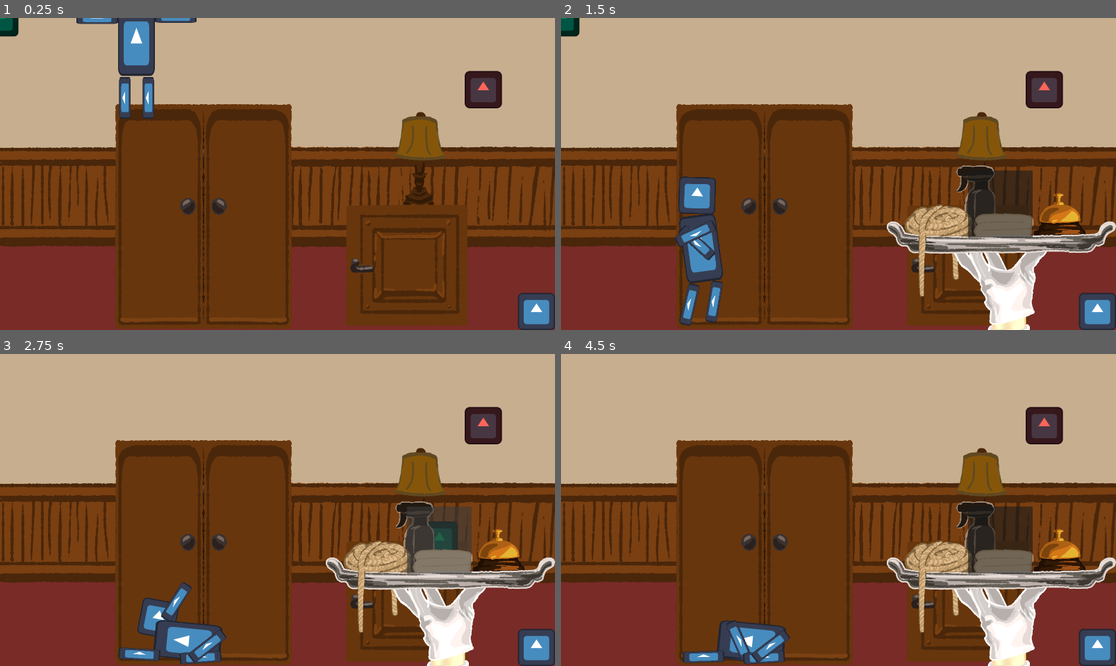
Above: before the commit, frames 1-4 (two rows, left to right).
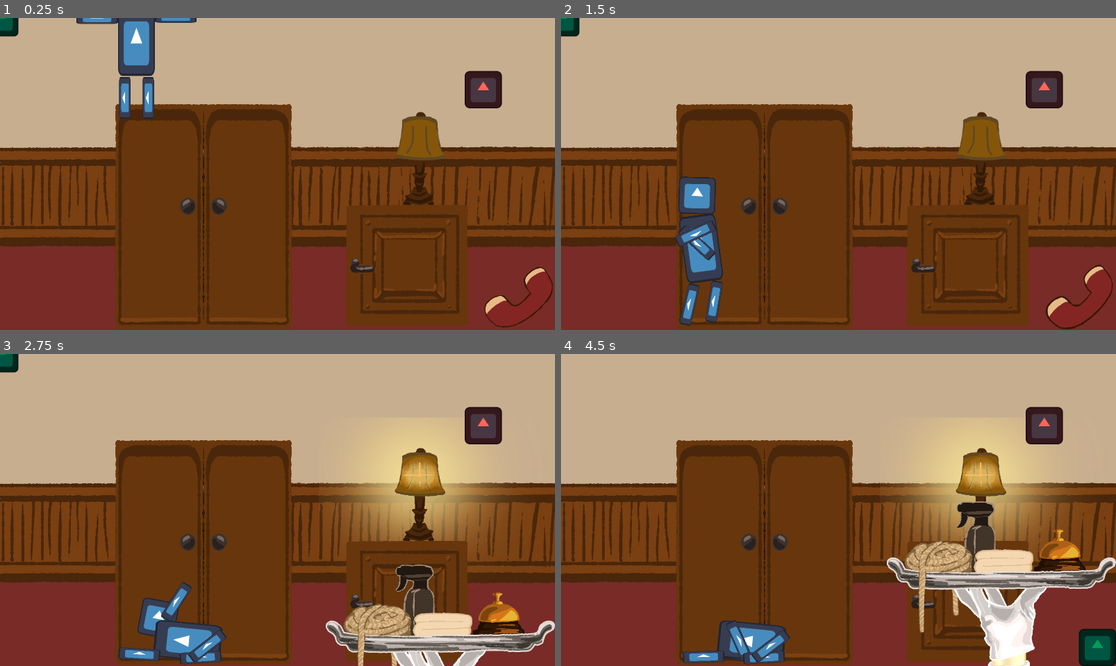
Above: after the commit, the same moments.

Repository: MaiaNavas404/global-game-jam-antwerp-MV
Game: Godot game, scene res://Levels/test_level.tscn
Two runs of this game, one before a commit and one after it. Both use one fixed random seed, a clock stepped at 60 frames per second and the inputs below. The engine's default icon, where the game draws it, is replaced by a stand-in: a white triangle on a blue panel in a dark square.
Inputs (mouse positions are in pixels of both pictures, inside the frame that each line leads up to):
- Up to frame 1 (0.25 s): no input
- Up to frame 2 (1.5 s): click (1099, 311) at 0.52 s; click (1077, 295) at 1.27 s
- Up to frame 3 (2.75 s): click (438, 541) at 2.02 s
- Up to frame 4 (4.5 s): click (1099, 647) at 2.77 s; click (999, 541) at 3.52 s; click (1099, 647) at 4.27 s

The runs differ from the first frame. In frame 1, 1.0% of the frame differs, in the area x 87-100%, y 79-100%; in frame 2, 10%; in frame 3, 18%, in the area x 0-100%, y 0-100%; in frame 4, 7.6%.

Commit message:
BETTER CALL SAUL

Diff:
--- a/ggj-antwerp/Levels/level.gd
+++ b/ggj-antwerp/Levels/level.gd
@@ -1,16 +1,10 @@
 extends Node2D
-
-@onready var platter := $CanvasLayer/Control/TextureRect
-@onready var sponge := $CanvasLayer/Control/TextureRect/Button
+@onready var sponge: Node2D = $Sponge
 
 func _ready():
 	get_viewport().physics_object_picking_first_only = true
 	get_viewport().physics_object_picking_sort = true
-	platter.visible = false
-
-func _on_texture_button_pressed() -> void:
-	platter.visible = true
 
 
-func _on_button_pressed() -> void:
-	$Sponge.disabled = false
+func _on_sponge_button_pressed() -> void:
+	sponge.disabled = false
--- a/ggj-antwerp/Levels/test_level.tscn
+++ b/ggj-antwerp/Levels/test_level.tscn
@@ -9,12 +9,109 @@
 [ext_resource type="PackedScene" uid="uid://bbklm8wlq8pm5" path="res://RoomProps/Lamp/lamp.tscn" id="6_ub4j8"]
 [ext_resource type="Texture2D" uid="uid://dyhdq4yf5c4bx" path="res://RoomProps/Bed/bed.PNG" id="8_7e6fp"]
 [ext_resource type="PackedScene" uid="uid://ch4fhu50xyyeq" path="res://SuspectObjects/Blood/blood_stain.tscn" id="9_tc6tp"]
+[ext_resource type="Script" uid="uid://cnl6tm1uyd2ef" path="res://Levels/ui.gd" id="10_dkv23"]
 [ext_resource type="PackedScene" uid="uid://cw66wgv4br3vm" path="res://CleaningTools/sponge.tscn" id="10_k8b6b"]
-[ext_resource type="Texture2D" uid="uid://bctl80hvn4aa6" path="res://CleaningTools/icon.svg" id="11_k8b6b"]
 [ext_resource type="Texture2D" uid="uid://ca3cap763d6l2" path="res://UI/UI_platter.PNG" id="11_lx7qo"]
+[ext_resource type="Texture2D" uid="uid://n26t4i0pqk5p" path="res://UI/phone_ringing_spritesheet.png" id="11_x458k"]
 
 [sub_resource type="RectangleShape2D" id="RectangleShape2D_i4ak4"]
 size = Vector2(2722, 20)
+
+[sub_resource type="AtlasTexture" id="AtlasTexture_lrol0"]
+atlas = ExtResource("11_x458k")
+region = Rect2(0, 0, 254, 0)
+
+[sub_resource type="Animation" id="Animation_ouwm7"]
+length = 0.001
+tracks/0/type = "value"
+tracks/0/imported = false
+tracks/0/enabled = true
+tracks/0/path = NodePath("Control/CallButton:texture_normal:region")
+tracks/0/interp = 1
+tracks/0/loop_wrap = true
+tracks/0/keys = {
+"times": PackedFloat32Array(0),
+"transitions": PackedFloat32Array(1),
+"update": 0,
+"values": [Rect2(0, 0, 254, 0)]
+}
+tracks/1/type = "value"
+tracks/1/imported = false
+tracks/1/enabled = true
+tracks/1/path = NodePath("Control/Platter:position")
+tracks/1/interp = 1
+tracks/1/loop_wrap = true
+tracks/1/keys = {
+"times": PackedFloat32Array(0),
+"transitions": PackedFloat32Array(1),
+"update": 0,
+"values": [Vector2(1127, 1112)]
+}
+tracks/2/type = "value"
+tracks/2/imported = false
+tracks/2/enabled = true
+tracks/2/path = NodePath("Control/CallButton:visible")
+tracks/2/interp = 1
+tracks/2/loop_wrap = true
+tracks/2/keys = {
+"times": PackedFloat32Array(0),
+"transitions": PackedFloat32Array(1),
+"update": 1,
+"values": [true]
+}
+
+[sub_resource type="Animation" id="Animation_662sx"]
+resource_name = "call"
+length = 0.3
+step = 0.1
+tracks/0/type = "value"
+tracks/0/imported = false
+tracks/0/enabled = true
+tracks/0/path = NodePath("Control/CallButton:texture_normal:region")
+tracks/0/interp = 1
+tracks/0/loop_wrap = true
+tracks/0/keys = {
+"times": PackedFloat32Array(0, 0.099999994, 0.19999999),
+"transitions": PackedFloat32Array(1, 1, 1),
+"update": 1,
+"values": [Rect2(0, 0, 254, 0), Rect2(254, 0, 254, 0), Rect2(508, 0, 254, 0)]
+}
+
+[sub_resource type="Animation" id="Animation_dkv23"]
+resource_name = "raise_platter"
+length = 1.5
+step = 0.1
+tracks/0/type = "value"
+tracks/0/imported = false
+tracks/0/enabled = true
+tracks/0/path = NodePath("Control/Platter:position")
+tracks/0/interp = 1
+tracks/0/loop_wrap = true
+tracks/0/keys = {
+"times": PackedFloat32Array(0.39999998, 1.5),
+"transitions": PackedFloat32Array(0.3789293, 1),
+"update": 0,
+"values": [Vector2(1127, 1112), Vector2(1127, 510)]
+}
+tracks/1/type = "value"
+tracks/1/imported = false
+tracks/1/enabled = true
+tracks/1/path = NodePath("Control/CallButton:visible")
+tracks/1/interp = 1
+tracks/1/loop_wrap = true
+tracks/1/keys = {
+"times": PackedFloat32Array(0.39999998),
+"transitions": PackedFloat32Array(1),
+"update": 1,
+"values": [false]
+}
+
+[sub_resource type="AnimationLibrary" id="AnimationLibrary_cn5b1"]
+_data = {
+&"RESET": SubResource("Animation_ouwm7"),
+&"call": SubResource("Animation_662sx"),
+&"raise_platter": SubResource("Animation_dkv23")
+}
 
 [node name="TestLevel" type="Node2D" unique_id=954476652]
 script = ExtResource("1_4k50d")
@@ -66,6 +163,7 @@
 position = Vector2(1672, 248)
 
 [node name="CanvasLayer" type="CanvasLayer" parent="." unique_id=649908782]
+script = ExtResource("10_dkv23")
 
 [node name="Control" type="Control" parent="CanvasLayer" unique_id=297298772]
 layout_mode = 3
@@ -76,7 +174,7 @@
 grow_vertical = 2
 mouse_filter = 1
 
-[node name="TextureButton" type="TextureButton" parent="CanvasLayer/Control" unique_id=1718897906]
+[node name="CallButton" type="TextureButton" parent="CanvasLayer/Control" unique_id=1718897906]
 layout_mode = 1
 anchors_preset = 3
 anchor_left = 1.0
@@ -87,9 +185,9 @@
 offset_top = -128.0
 grow_horizontal = 0
 grow_vertical = 0
-texture_normal = ExtResource("11_k8b6b")
-
-[node name="TextureRect" type="TextureRect" parent="CanvasLayer/Control" unique_id=235565738]
+texture_normal = SubResource("AtlasTexture_lrol0")
+
+[node name="Platter" type="TextureRect" parent="CanvasLayer/Control" unique_id=235565738]
 layout_mode = 1
 anchors_preset = 3
 anchor_left = 1.0
@@ -97,12 +195,14 @@
 anchor_right = 1.0
 anchor_bottom = 1.0
 offset_left = -793.0
-offset_top = -570.0
+offset_top = 32.0
+offset_bottom = 602.00037
 grow_horizontal = 0
 grow_vertical = 0
 texture = ExtResource("11_lx7qo")
 
-[node name="Button" type="Button" parent="CanvasLayer/Control/TextureRect" unique_id=347079497]
+[node name="SpongeButton" type="Button" parent="CanvasLayer/Control/Platter" unique_id=347079497]
+modulate = Color(1, 1, 1, 0)
 layout_mode = 1
 anchors_preset = 3
 anchor_left = 1.0
@@ -116,7 +216,12 @@
 grow_horizontal = 0
 grow_vertical = 0
 
+[node name="AnimationPlayer" type="AnimationPlayer" parent="CanvasLayer/Control" unique_id=696881735]
+root_node = NodePath("../..")
+libraries/ = SubResource("AnimationLibrary_cn5b1")
+
 [node name="Sponge" parent="." unique_id=1263091895 instance=ExtResource("10_k8b6b")]
 
-[connection signal="pressed" from="CanvasLayer/Control/TextureButton" to="." method="_on_texture_button_pressed"]
-[connection signal="pressed" from="CanvasLayer/Control/TextureRect/Button" to="." method="_on_button_pressed"]
+[connection signal="pressed" from="CanvasLayer/Control/CallButton" to="CanvasLayer" method="_on_call_button_pressed"]
+[connection signal="pressed" from="CanvasLayer/Control/Platter/SpongeButton" to="." method="_on_sponge_button_pressed"]
+[connection signal="animation_finished" from="CanvasLayer/Control/AnimationPlayer" to="CanvasLayer" method="_on_animation_player_animation_finished"]
--- /dev/null
+++ b/ggj-antwerp/Levels/ui.gd
@@ -0,0 +1,27 @@
+extends CanvasLayer
+
+
+@onready var platter: TextureRect = $Control/Platter
+@onready var animation_player: AnimationPlayer = $Control/AnimationPlayer
+
+@export var ANIM_REPEAT_COUNT := 2
+
+var times_anim_repeated := 0
+
+func _on_call_button_pressed() -> void:
+	animation_player.play("call")
+
+
+func _on_animation_player_animation_finished(anim_name: StringName) -> void:
+	if anim_name != "call":
+		return
+	times_anim_repeated += 1
+	if times_anim_repeated >= ANIM_REPEAT_COUNT:
+		animation_player.stop()
+		times_anim_repeated = 0
+		call_platter()
+	else:
+		animation_player.play("call")
+
+func call_platter():
+	animation_player.play("raise_platter")
Not shown, added: ggj-antwerp/Levels/ui.gd.uid
Not shown, added: ggj-antwerp/RoomProps/Window/window_spritesheet.png.import
